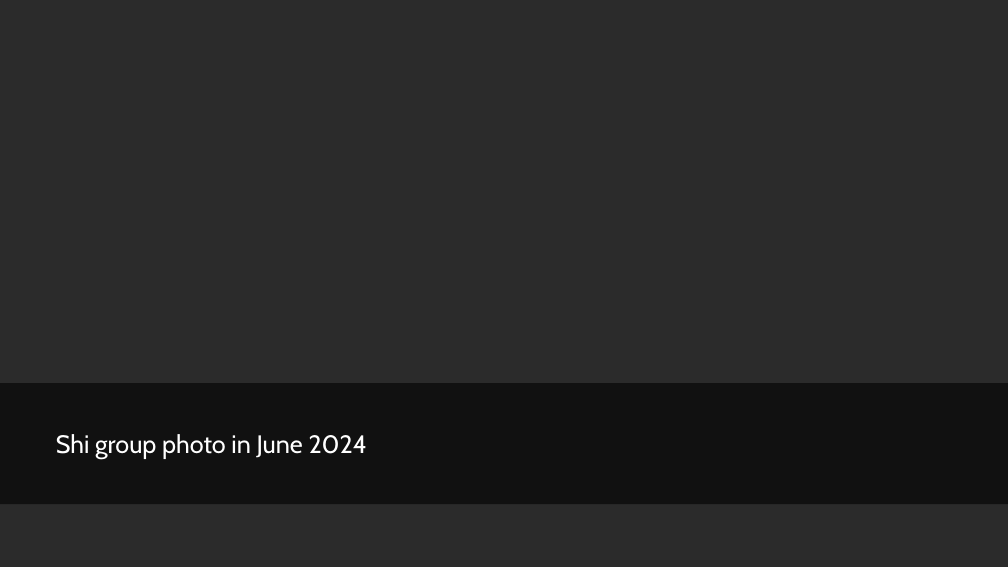
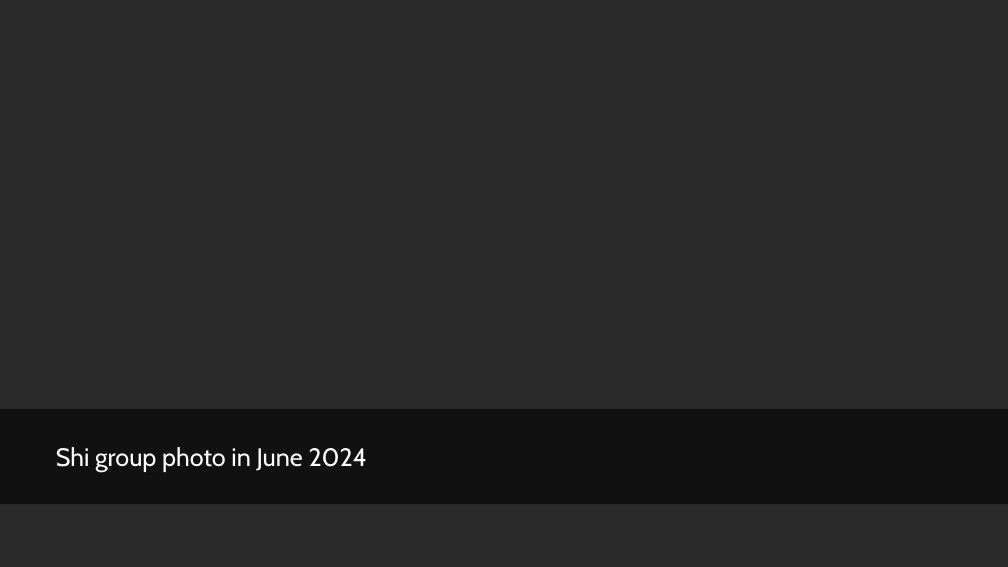
Before and after one commit to ShiResearchGroup/shiresearchgroup.github.io, a slide deck: slide 1 of assets/img/image_slider/images.pptx. Drawn at 1008x567 pixels with LibreOffice and Linux fonts; fonts in the diff are those of the drawing; background and template pictures are left out; a plain dark background stands for a picture behind light text. Boxes give left, top, right and bottom in pixels: in the first picture for what was removed or moved away, otherwise in the second. Text is boxed around its words. In the diff, an @@ line names an element or a change of style, - is before the commit and + after.

```diff
--- a/assets/img/image_slider/images.pptx
+++ b/assets/img/image_slider/images.pptx
@@ rectangle: place and size @@
-rectangle at bbox=[0, 383, 1008, 504]
+rectangle at bbox=[0, 409, 1008, 504]
@@ text "Shi group photo in June ...": place and size @@
-text "Shi group photo in June ..." at bbox=[56, 434, 367, 459]
+text "Shi group photo in June ..." at bbox=[56, 447, 367, 472]
```
Also in this commit, not shown: 4 other slides changed, 7 other files.
